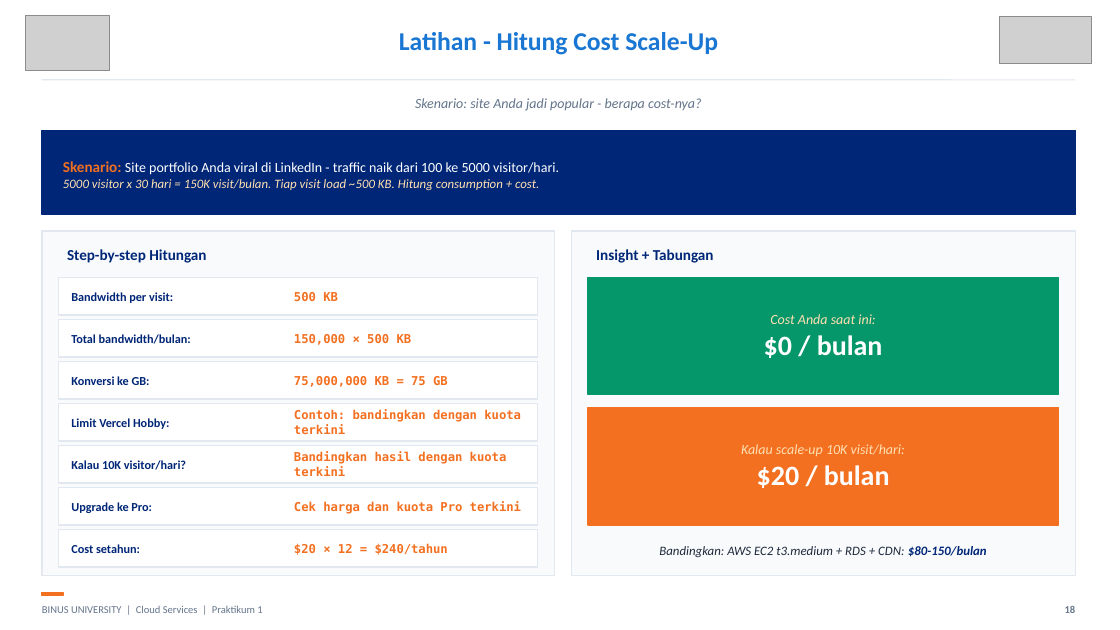
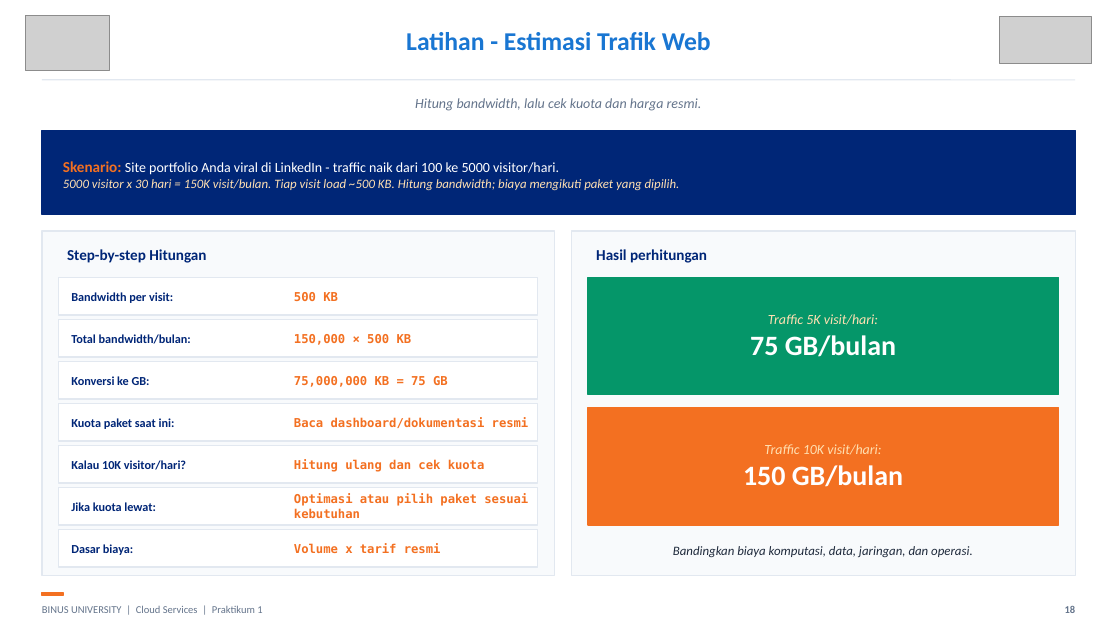
Before and after one commit to SeedFlora/meet1CloudService, a slide deck: slide 18 of slides/LAB01_Pengantar_Cloud_Hands_On_Final.pptx. Drawn at 1120x630 pixels with LibreOffice and Linux fonts; fonts in the diff are those of the drawing; grey boxes stand for pictures. Boxes give left, top, right and bottom in pixels: in the first picture for what was removed or moved away, otherwise in the second. Text is boxed around its words. In the diff, an @@ line names an element or a change of style, - is before the commit and + after.

```diff
--- a/slides/LAB01_Pengantar_Cloud_Hands_On_Final.pptx
+++ b/slides/LAB01_Pengantar_Cloud_Hands_On_Final.pptx
@@ text at (406,32,711,50): text changed @@
-Latihan - Hitung Cost Scale-Up
+Latihan - Estimasi Trafik Web
@@ text at (415,98,702,111): text changed @@
-Skenario: site Anda jadi popular - berapa cost-nya?
+Hitung bandwidth, lalu cek kuota dan harga resmi.
@@ text at (63,179,680,191): text changed @@
-5000 visitor x 30 hari = 150K visit/bulan. Tiap visit load ~500 KB. Hitung consumption + cost.
+5000 visitor x 30 hari = 150K visit/bulan. Tiap visit load ~500 KB. Hitung bandwidth; biaya mengikuti paket yang dipilih.
@@ text at (596,249,707,263): text changed @@
-Insight + Tabungan
+Hasil perhitungan
@@ text at (750,314,896,357): text changed @@
-Cost Anda saat ini:
-$0 / bulan
+Traffic 5K visit/hari:
+75 GB/bulan
@@ text at (71,418,175,429): text changed @@
-Limit Vercel Hobby:
+Kuota paket saat ini:
@@ text at (294,417,529,428): text changed @@
-Contoh: bandingkan dengan kuota terkini
+Baca dashboard/dokumentasi resmi
@@ text at (743,444,903,487): text changed @@
-Kalau scale-up 10K visit/hari:
-$20 / bulan
+Traffic 10K visit/hari:
+150 GB/bulan
@@ text at (294,459,485,472): text changed @@
-Bandingkan hasil dengan kuota terkini
+Hitung ulang dan cek kuota
@@ text at (71,502,155,511): text changed @@
-Upgrade ke Pro:
+Jika kuota lewat:
@@ text at (294,493,528,518): text changed @@
-Cek harga dan kuota Pro terkini
+Optimasi atau pilih paket sesuai kebutuhan
@@ text at (71,544,133,555): text changed @@
-Cost setahun:
+Dasar biaya:
@@ text at (294,543,441,553): text changed @@
-$20 × 12 = $240/tahun
+Volume x tarif resmi
@@ text at (673,546,973,557): text changed @@
-Bandingkan: AWS EC2 t3.medium + RDS + CDN: $80-150/bulan
+Bandingkan biaya komputasi, data, jaringan, dan operasi.
```
Also in this commit, not shown: 21 other slides changed, 2 slides added, 2 slides removed, 1 other file.
